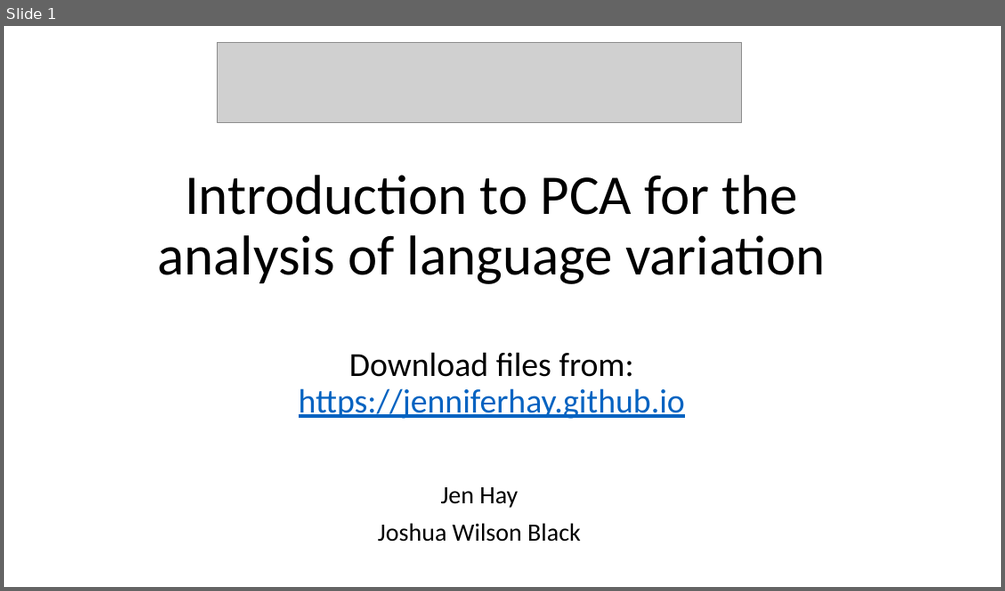
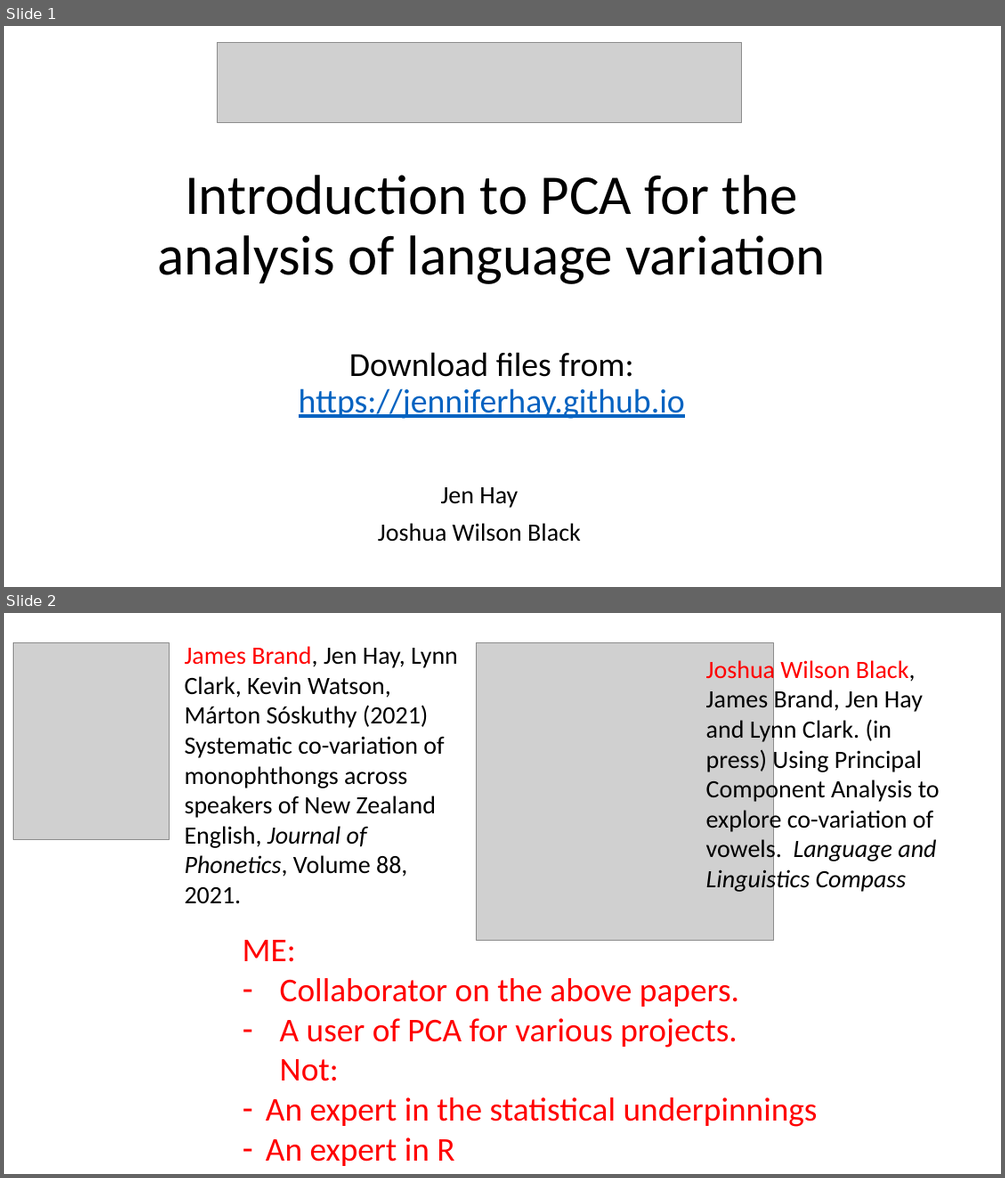
Before and after one commit to jenniferhay/jenniferhay.github.io, a slide deck: pcapresentation.pptx. Shown one above the other, each under a label of ours: slide 1 before the commit, slides 1 and 2 after it. The pictures are 1005x591 and 1005x1178 pixels, drawn with LibreOffice and Linux fonts; fonts in the diff are those of the drawing; grey boxes stand for pictures. Boxes give left, top, right and bottom in pixels: in the first picture for what was removed or moved away, otherwise in the second. Text is boxed around its words. In the diff, an @@ line names an element or a change of style, - is before the commit and + after.

```diff
--- a/pcapresentation.pptx
+++ b/pcapresentation.pptx
@@ slide 2 added at (x1=4, y1=613, x2=1001, y2=1174), background #FFFFFF @@
@@ picture added at (x1=13, y1=643, x2=169, y2=839) @@
@@ text added at (x1=185, y1=646, x2=458, y2=904), 24 pt, text #000000 @@
+James Brand, Jen Hay, Lynn Clark, Kevin Watson, Márton Sóskuthy (2021) Systematic co-variation of monophthongs across speakers of New Zealand English, Journal of Phonetics, Volume 88, 2021.
@@ picture added at (x1=477, y1=643, x2=774, y2=941) @@
@@ text added at (x1=706, y1=657, x2=939, y2=893), 24 pt, text #000000 @@
+Joshua Wilson Black, James Brand, Jen Hay and Lynn Clark. (in press) Using Principal Component Analysis to explore co-variation of vowels. Language and Linguistics Compass
@@ text added at (x1=243, y1=940, x2=817, y2=1166), 32 pt, text #FF0000 @@
+ME:
+– Collaborator on the above papers.
+– A user of PCA for various projects.
+  Not:
+– An expert in the statistical underpinnings
+– An expert in R
```
Also in this commit, not shown: 11 slides changed, 1 slide removed, 3 other files.
